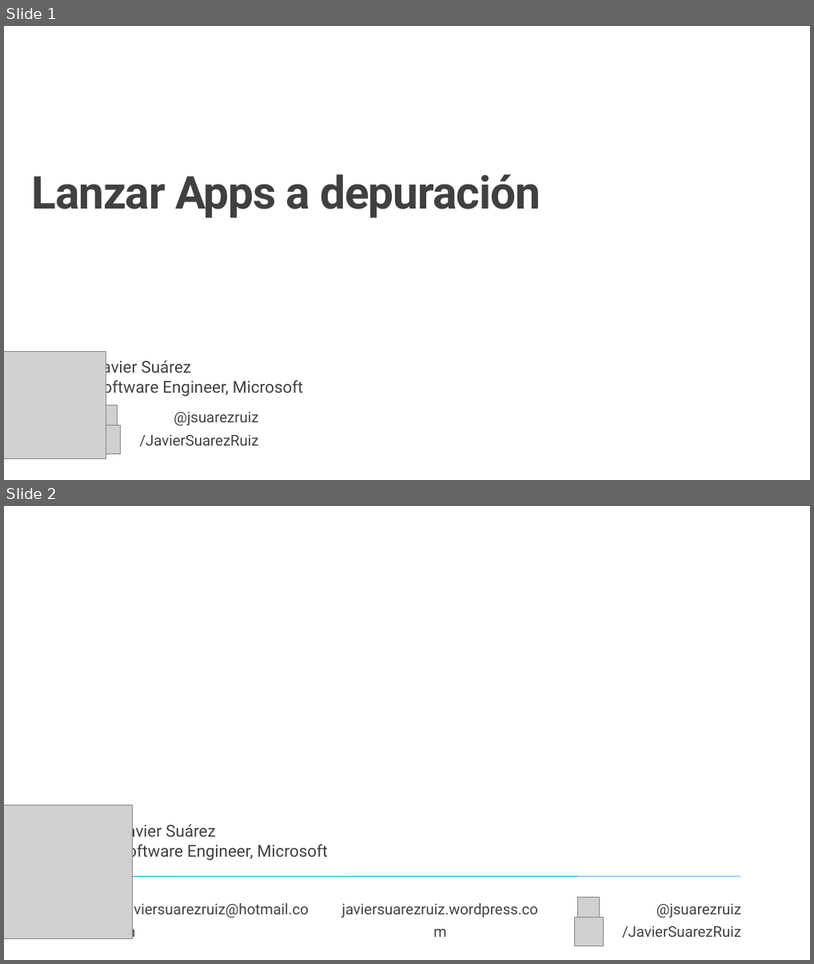
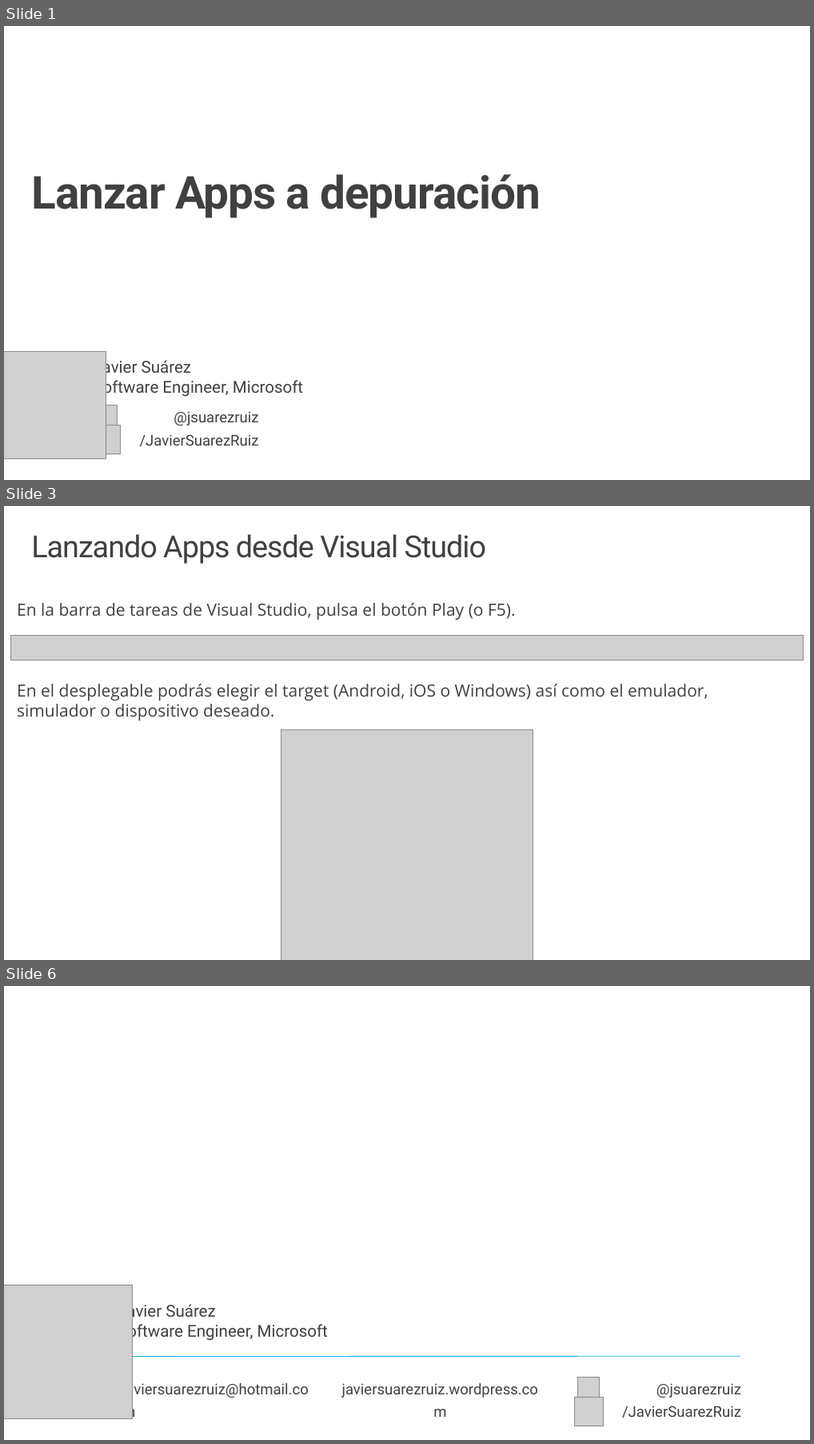
Before and after one commit to jsuarezruiz/taller-dotnet-maui, a slide deck: Bloque 2 - Instalación/Taller8 - Lanzar Apps a depuración.pptx. Shown one above the other, each under a label of ours: slides 1 and 2 before the commit, slides 1, 3 and 6 after it; the slides between them are not shown. The pictures are 814x964 and 814x1444 pixels, drawn with LibreOffice and Linux fonts; fonts in the diff are those of the drawing; grey boxes stand for pictures; background and template pictures are left out. Boxes give left, top, right and bottom in pixels: in the first picture for what was removed or moved away, otherwise in the second. Text is boxed around its words. In the diff, an @@ line names an element or a change of style, - is before the commit and + after.

```diff
--- a/Bloque 2 - Instalación/Taller8 - Lanzar Apps a depuración.pptx
+++ b/Bloque 2 - Instalación/Taller8 - Lanzar Apps a depuración.pptx
@@ slide 3 added at (4,506,810,960), background #FFFFFF @@
@@ title added at (31,534,487,564), 36 pt, text #404040 @@
+Lanzando Apps desde Visual Studio
@@ text added at (17,603,709,720), 20 pt, text #404040 @@
+En la barra de tareas de Visual Studio, pulsa el botón Play (o F5).
+En el desplegable podrás elegir el target (Android, iOS o Windows) así como el emulador, simulador o dispositivo deseado.
@@ picture added at (10,635,803,660) @@
@@ picture added at (281,730,534,960) @@
@@ what was slide 2 is now slide 6 @@
```
Also in this commit, not shown: 3 other slides added.
